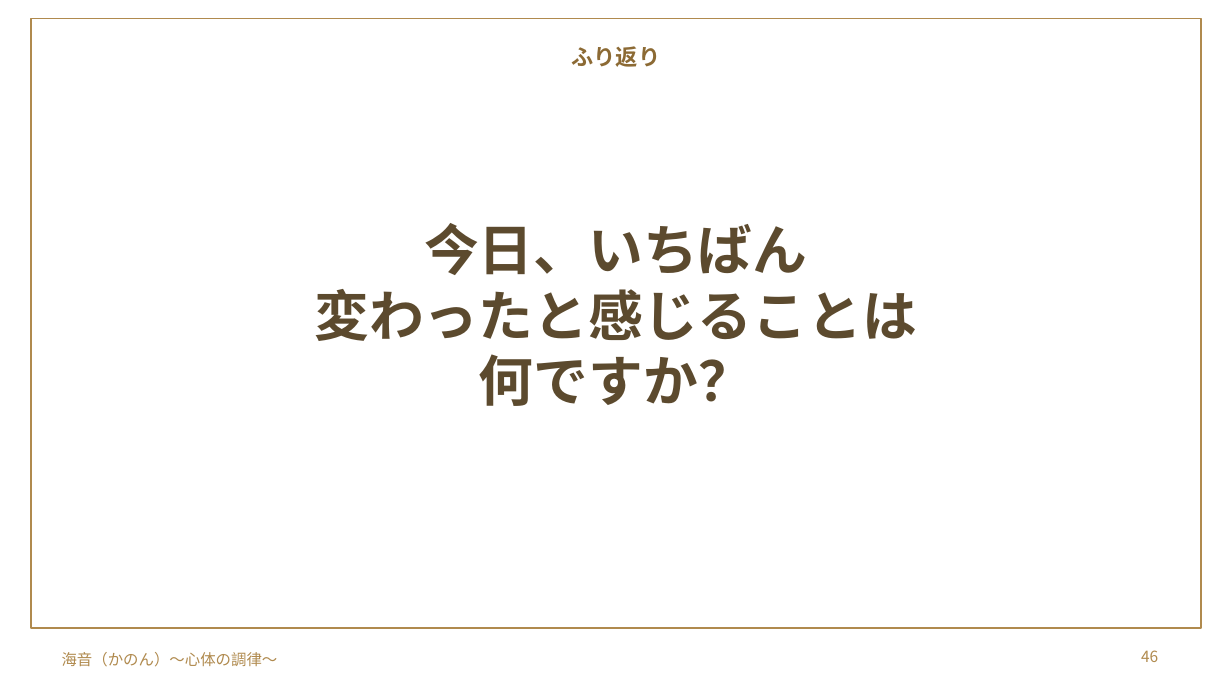
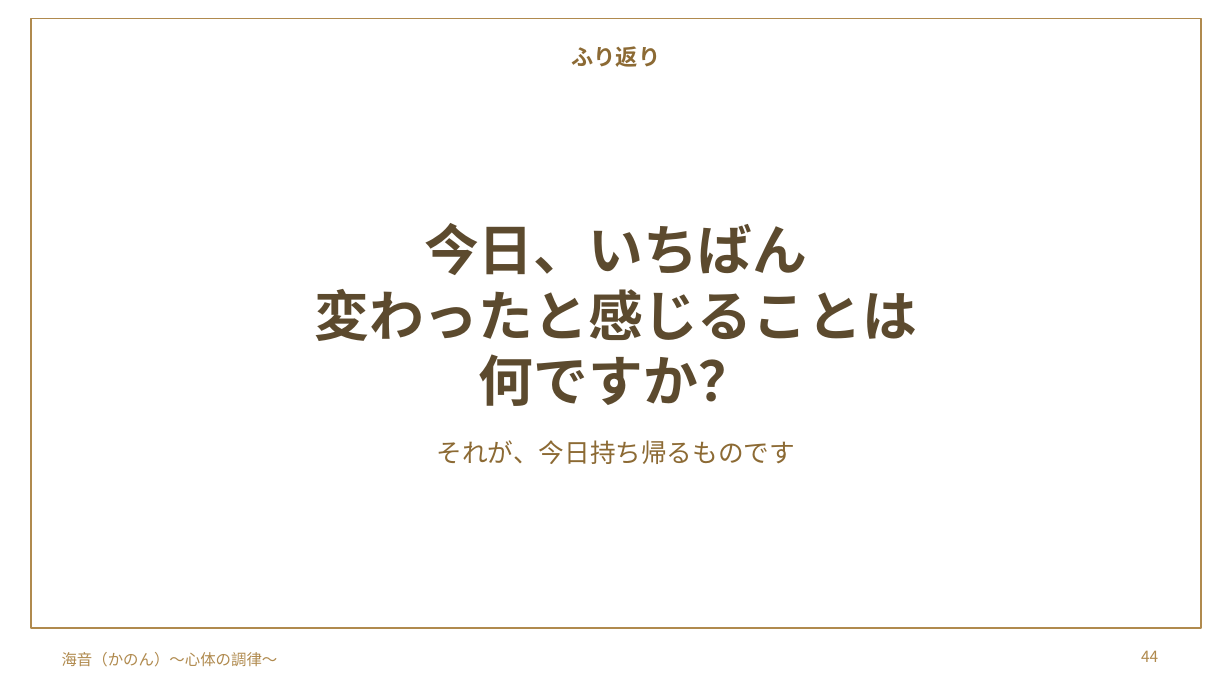
Before and after one commit to y-takahashi-cmd/MyBrain, a slide deck: slide 44 of 20_Projects/海音_心体の調律/単発/仁部あきえさん/20261028_仁部あきえさん_お金のブロック単発セッション.pptx (slide 46 before the commit). Drawn at 1232x693 pixels with LibreOffice and Linux fonts; fonts in the diff are those of the drawing; background and template pictures are left out. Boxes give left, top, right and bottom in pixels: in the first picture for what was removed or moved away, otherwise in the second. Text is boxed around its words. In the diff, an @@ line names an element or a change of style, - is before the commit and + after.

```diff
--- a/20_Projects/海音_心体の調律/単発/仁部あきえさん/20261028_仁部あきえさん_お金のブロック単発セッション.pptx
+++ b/20_Projects/海音_心体の調律/単発/仁部あきえさん/20261028_仁部あきえさん_お金のブロック単発セッション.pptx
@@ text added at (437,440,796,464), 15 pt, text #8C6A34 @@
+それが、今日持ち帰るものです
@@ page number at (1141,650,1158,662): text changed @@
-46
+44
```
Also in this commit, not shown: 5 other slides changed, 3 slides removed.
